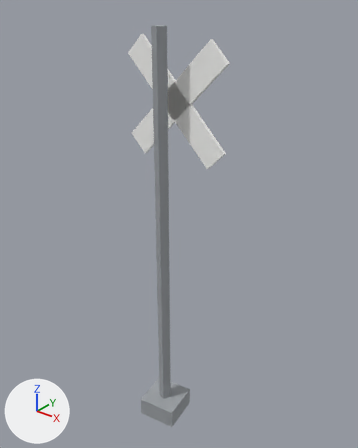
One commit to the glTF model web/public/models/crossbuck-far.glb: the scene before it, then after it.
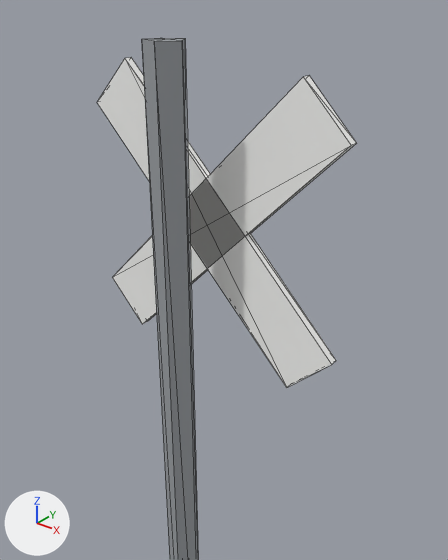
Each version appears first whole from a camera (50 mm lens) standing at (0.674, -0.783, 1.074) and looking at (0.011, 0.045, 0.56), and next in a close-up from a camera (50 mm lens) standing at (0.329, -0.344, 1.039) and looking at (-0.043, 0.121, 0.751). Every picture has the same lights, and +X, +Y and +Z are marked at lower left. The last two pictures show the newer version. The close-ups show mesh edges as thin lines. Vertices at exactly the same position are counted once.

Objects in the first close-up: 'crossbuck-far'.
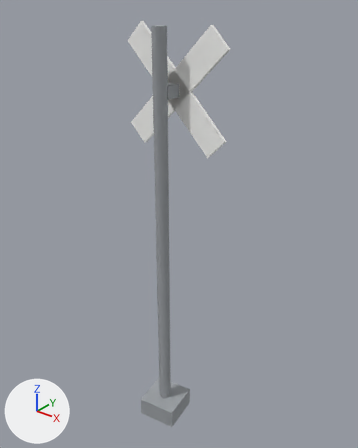
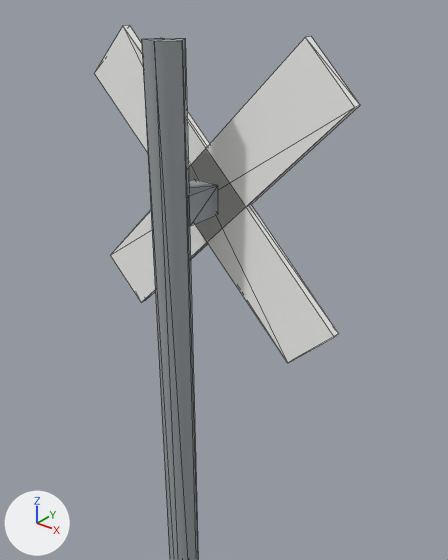
Boxes [x1, y1, x2, y2] around the edits, measured in the close-ups (448 x 560 px; the box of a moved part takes in the faces that stretch with it):
'crossbuck-far', reshaped
    before: [97, 38, 356, 560]
    after: [94, 25, 360, 560]
part 1 of me_crossbuck_far, added
    after: [94, 25, 339, 363]
part 2 of me_crossbuck_far, moved or reshaped
    before: [112, 75, 356, 324]
    after: [188, 180, 218, 226]
part 3 of me_crossbuck_far, moved or reshaped
    before: [97, 57, 336, 388]
    after: [110, 37, 360, 302]

Edits to the bpy script that builds the scene:
```text
Change me_crossbuck_far:
    used by ob_crossbuck_far; location = (0.0, 0.0, 0.0)
    verts and faces of me_crossbuck_far; kept vertices keep their numbers, new ones are numbered from 37
    before: 29 (-0.131, 0.051, 0.936), 30 (0.131, 0.051, 0.756) at pixel (336, 360), 31 (0.09, 0.051, 0.715), 32 (-0.09, 0.051, 0.978) at pixel (131, 57), 33 (-0.09, 0.044, 0.978) at pixel (124, 58)
    before: 34 (0.09, 0.044, 0.715) at pixel (286, 387), 35 (0.131, 0.044, 0.756) at pixel (331, 364), 36 (-0.131, 0.044, 0.936) at pixel (96, 102)
    remove me_crossbuck_far.from_pydata(...)  # 37 vertices, 60 faces; spans x -0.131..0.131, y -0.056..0.056, z 0.0..1.0
    add me_crossbuck_far.from_pydata(...)  # 45 vertices, 72 faces; spans x -0.131..0.131, y -0.056..0.056, z 0.0..1.003
    me_crossbuck_far part 1: the loose piece of 8 vertices spanning x -0.131..0.131, y 0.044..0.051, z 0.715..0.978 is copied, and the copy is moved by (0.0, 0.0, 0.026); it spans x -0.131..0.131, y 0.044..0.051, z 0.74..1.003
    me_crossbuck_far part 2
    4 vertices are removed from x -0.131..0.131, y 0.044..0.051, z 0.715..0.978
    12 faces are deleted
    4 vertices move from x -0.131..0.131, y 0.044..0.051, z 0.715..0.978 to x -0.013..0.013, y 0.008..0.044, z 0.859
    4 vertices are added at (0.013, 0.008, 0.885), (-0.013, 0.008, 0.885), (-0.013, 0.044, 0.885), (0.013, 0.044, 0.885)
    12 new faces join them, mat_steel (grey #9ba0a4)
    me_crossbuck_far part 3
    add verts[29] = (-0.09, 0.051, 0.74)  # moved, pixel (146, 299)
    add verts[36] = (-0.09, 0.044, 0.74)  # moved, pixel (141, 302)
    add verts[30] = (0.09, 0.051, 1.003)  # moved, pixel (311, 36)
    add verts[35] = (0.09, 0.044, 1.003)  # moved, pixel (305, 37)
    add verts[31] = (0.131, 0.051, 0.962)  # moved, pixel (360, 105)
    add verts[34] = (0.131, 0.044, 0.962)  # moved, pixel (354, 107)
    add verts[32] = (-0.131, 0.051, 0.782)  # moved
    add verts[33] = (-0.131, 0.044, 0.782)  # moved, pixel (110, 255)
```
